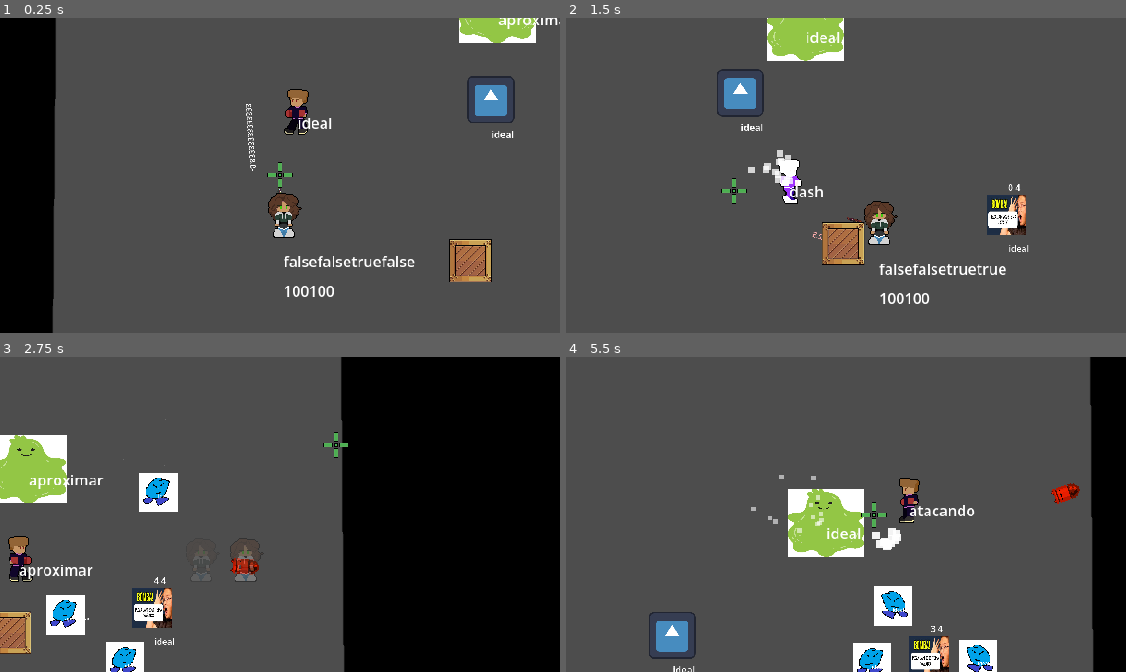
Above: before the commit, frames 1-4 (two rows, left to right).
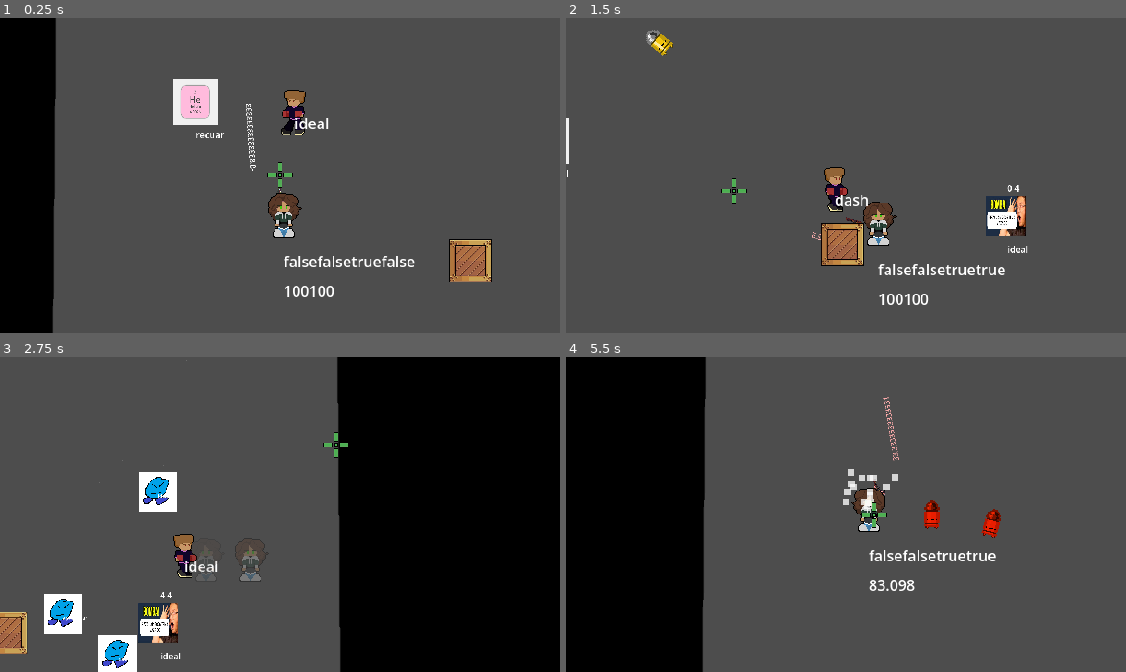
Above: after the commit, the same moments.

Repository: mathkkj/ROGUENAVE
Game: Godot game, scene res://cenas_tscn/cena.tscn
Two runs of this game, one before a commit and one after it. Both use one fixed random seed, a clock stepped at 60 frames per second and the inputs below. The engine's default icon, where the game draws it, is replaced by a stand-in: a white triangle on a blue panel in a dark square.
Inputs (mouse positions are in pixels of both pictures, inside the frame that each line leads up to):
- Up to frame 1 (0.25 s): no input
- Up to frame 2 (1.5 s): move the mouse to (969, 159) at 0.52 s; press the mouse at (969, 159) at 0.53 s; hold D (direita) 0.53-1.28 s; move the mouse to (734, 191) at 1.27 s; release the mouse at (734, 191) at 1.28 s; hold Down (baixo) from 1.28 s (still down); click (734, 191) at 1.35 s
- Up to frame 3 (2.75 s): move the mouse to (336, 445) at 2.02 s; release Down (baixo) at 2.03 s; press the mouse at (336, 445) at 2.03 s; hold D (direita) from 2.03 s (still down); tap E (dash) at 2.1 s
- Up to frame 4 (5.5 s): move the mouse to (818, 577) at 2.77 s; release D (direita) at 2.78 s; release the mouse at (818, 577) at 2.78 s; hold Up (cima) 2.78-3.53 s; click (818, 577) at 2.85 s; move the mouse to (1014, 561) at 3.52 s; press the mouse at (1014, 561) at 3.53 s; hold A (esquerda) 3.53-5.03 s; move the mouse to (678, 467) at 4.27 s; release the mouse at (678, 467) at 4.28 s; tap E (dash) at 4.35 s; click (678, 467) at 4.55 s; move the mouse to (874, 514) at 5.02 s; press the mouse at (874, 514) at 5.03 s; hold Down (baixo) from 5.03 s (still down)

The runs differ from the first frame. In frame 1, 3.6% of the frame differs, in the area x 30-100%, y 0-39%; in frame 2, 6.0%; in frame 3, 7.9%; in frame 4, 39%, in the area x 0-100%, y 0-100%.

Commit message:
inimigo projetil variação (atira igual uma doze)

Diff:
--- a/cenas_tscn/cena.tscn
+++ b/cenas_tscn/cena.tscn
@@ -8,10 +8,9 @@
 [ext_resource type="Script" uid="uid://nhicgyskphcw" path="res://codigo_gd/personagem_gd/mira.gd" id="7_j0gmb"]
 [ext_resource type="Texture2D" uid="uid://cmdiemw8l5v8o" path="res://placeholder/caixa_madeira.png" id="8_q3n0b"]
 [ext_resource type="Script" uid="uid://ckbcyurf5jexp" path="res://codigo_gd/objeto_fisico_interagivel.gd" id="8_uk6bg"]
-[ext_resource type="PackedScene" uid="uid://dpur187b3slj1" path="res://cenas_tscn/inimigos_tscn/inimigo_meele_pesado.tscn" id="9_uk6bg"]
 [ext_resource type="PackedScene" uid="uid://b6hipi6lp07b3" path="res://cenas_tscn/inimigos_tscn/inimigo_invocador.tscn" id="10_y6nmq"]
-[ext_resource type="PackedScene" uid="uid://dt7frg7l5upcl" path="res://cenas_tscn/inimigos_tscn/inimigo_projetil_tscn/inimigo_projetil.tscn" id="11_osep8"]
 [ext_resource type="PackedScene" uid="uid://o2qi5yx4o5ai" path="res://cenas_tscn/inimigos_tscn/inimigo_meele.tscn" id="11_y6nmq"]
+[ext_resource type="PackedScene" uid="uid://cxb1xdf2n6kt8" path="res://cenas_tscn/inimigos_tscn/inimigo_projetil_tscn/inimigo_projetil_doze.tscn" id="13_pdimi"]
 
 [sub_resource type="RectangleShape2D" id="RectangleShape2D_iwd25"]
 size = Vector2(450, 469)
@@ -124,11 +123,7 @@
 
 [node name="Inimigo_meele" parent="." unique_id=967689483 instance=ExtResource("11_y6nmq")]
 
-[node name="Inimigo_projetil" parent="." unique_id=944234677 instance=ExtResource("11_osep8")]
-position = Vector2(238, 18)
-
-[node name="Inimigo_meele_pesado" parent="." unique_id=1226260101 instance=ExtResource("9_uk6bg")]
-position = Vector2(243, -91)
-
 [node name="Inimigo_invocador" parent="." unique_id=1725429804 instance=ExtResource("10_y6nmq")]
 position = Vector2(424, 161)
+
+[node name="Inimigo_Projetil_doze" parent="." unique_id=1348707866 instance=ExtResource("13_pdimi")]
--- a/cenas_tscn/inimigos_tscn/inimigo_projetil_tscn/inimigo_projetil.tscn
+++ b/cenas_tscn/inimigos_tscn/inimigo_projetil_tscn/inimigo_projetil.tscn
@@ -10,6 +10,7 @@
 scale = Vector2(0.6473287, 0.6473287)
 motion_mode = 1
 script = ExtResource("2_4js5t")
+knockback = 500
 speed = 200.0
 max_speed = 400.0
 vida = 12
@@ -24,7 +25,7 @@
 shape = SubResource("RectangleShape2D_4js5t")
 
 [node name="atirar_tempo" type="Timer" parent="." unique_id=1877120801]
-wait_time = 2.0
+wait_time = 1.5
 autostart = true
 
 [node name="Raycast" type="Node2D" parent="." unique_id=1565287869]
--- a/cenas_tscn/inimigos_tscn/inimigo_projetil_tscn/inimigo_projetil_doze.tscn
+++ b/cenas_tscn/inimigos_tscn/inimigo_projetil_tscn/inimigo_projetil_doze.tscn
@@ -6,8 +6,11 @@
 [sub_resource type="RectangleShape2D" id="RectangleShape2D_o8wlr"]
 size = Vector2(53.014732, 64.94514)
 
-[node name="Inimigo_Projetil_doze" type="CharacterBody2D" unique_id=1348707866]
+[node name="Inimigo_Projetil_doze" type="CharacterBody2D" unique_id=1348707866 groups=["inimigos"]]
+scale = Vector2(0.61272776, 0.61272776)
 script = ExtResource("1_tmpha")
+knockback = 500
+vida = 12
 metadata/_custom_type_script = "uid://bwtc1eqhsjlhl"
 
 [node name="Sprite2D" type="Sprite2D" parent="." unique_id=29311351]
@@ -62,3 +65,7 @@
 [node name="CollisionShape2D" type="CollisionShape2D" parent="hurtbox" unique_id=447722878]
 scale = Vector2(1.6498704, 1.3169934)
 shape = SubResource("RectangleShape2D_o8wlr")
+
+[connection signal="timeout" from="atirar_tempo" to="." method="_on_atirar_tempo_timeout"]
+[connection signal="body_entered" from="hurtbox" to="." method="_on_hurtbox_body_entered"]
+[connection signal="body_exited" from="hurtbox" to="." method="_on_hurtbox_body_exited"]
--- a/codigo_gd/inimigo_gd/inimigo_projetil_doze.gd
+++ b/codigo_gd/inimigo_gd/inimigo_projetil_doze.gd
@@ -7,14 +7,24 @@
 
 	estado_atual = ESTADOS.ATIRANDO
 	velocity = Vector2.ZERO
+	for i in range(3):
+		var projetil = projetil_instancia.instantiate()
+		projetil.global_position = global_position
 
-	var projetil = projetil_instancia.instantiate()
-	projetil.global_position = global_position
-	projetil.direcao = (alvo.global_position - projetil.global_position).normalized()
-	projetil.rotation = projetil.direcao.angle()
+		var direcao = (alvo.global_position - global_position).normalized()
 
-	get_tree().current_scene.add_child(projetil)
+		var spread = deg_to_rad(15) # 15 graus para cada lado
+		var angulo = (i - 1) * spread # -15, 0, +15
+
+		projetil.direcao = direcao.rotated(angulo)
+		projetil.rotation = projetil.direcao.angle()
+
+		get_tree().current_scene.add_child(projetil)
 
 	# Sai do estado de ataque depois do tempo do Timer
 	estado_atual = ESTADOS.CACANDO
 	atirar_tempo.start()
+
+
+func _on_hurtbox_body_exited(body: Node2D) -> void:
+	pass # Replace with function body.
